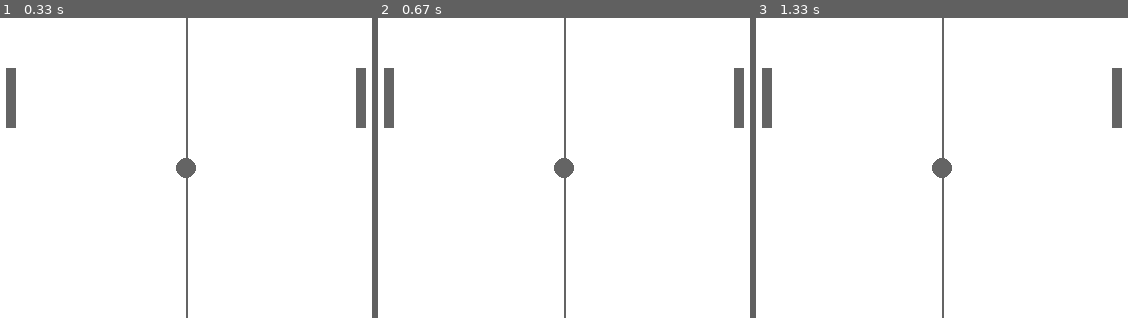
Above: before the commit, frames 1-3 (left to right).
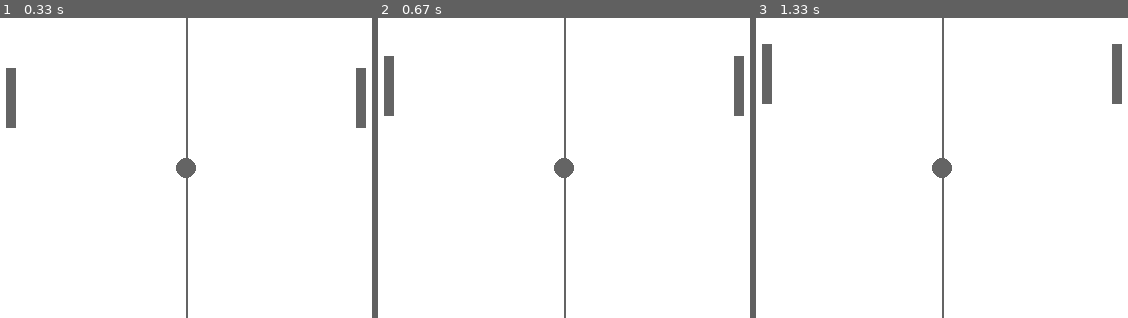
Above: after the commit, the same moments.

Repository: MarcBernstein0/pygame-pong
Game: pygame game, started from main.py
Two runs of this game, one before a commit and one after it. Both use one fixed random seed, a clock stepped at 60 frames per second and the inputs below.
Inputs:
- Up to frame 1 (0.33 s): no input
- Up to frame 2 (0.67 s): hold W from 0.33 s (still down); hold Up from 0.33 s (still down)
- Up to frame 3 (1.33 s): release W at 0.8 s; release Up at 0.8 s; hold Up 0.83-1.3 s; hold W 0.83-1.3 s

Frame 1 is identical in both runs. In frame 2, 0.4% of the frame differs, in the area x 1-99%, y 12-37%; in frame 3, 0.9%, in the area x 1-99%, y 8-37%.

Commit message:
paddles are moving

Diff:
--- a/main.py
+++ b/main.py
@@ -20,6 +20,9 @@
 PADDLEINSET = 20
 PADDLEWIDTH = 10
 PADDLEHEIGHT = 60
+PADDLESPEED = 4
+
+# BALL Variables
 BALLSIZE = 10
 
 # Main function with game loop
@@ -30,19 +33,51 @@
     right_paddle_y = 50
     ball_X = WINDOW_WIDTH // 2
     ball_Y = WINDOW_HEIGHT // 2
+    ball_X_momentum = 1
+    ball_Y_momentum = 1
 
     # Main gameplay loop
     while running:
         # Get inputs
         for event in pygame.event.get():
+            # print(event.type)
             if event.type == QUIT:
                 pygame.quit()
                 return
 
-            if event.type == KEYDOWN:
-                if event.key == K_ESCAPE:
-                    pygame.quit()
-                    return
+            # Gets sequence of boolean values representing state of every key on
+            # keyboard and if they have been pressed
+            pressed = pygame.key.get_pressed()
+            print(pressed)
+            if pressed[K_ESCAPE]:
+                pygame.quit()
+                return
+
+            if pressed[K_w]:
+                left_paddle_y -= PADDLESPEED
+            elif pressed[K_s]:
+                left_paddle_y += PADDLESPEED
+
+            if pressed[K_UP]:
+                right_paddle_y -= PADDLESPEED
+            elif pressed[K_DOWN]:
+                right_paddle_y += PADDLESPEED
+
+            # Handle if paddle has gone above or below the the screen
+            if left_paddle_y < 0:
+                left_paddle_y = 0
+            if left_paddle_y > WINDOW_HEIGHT - PADDLEHEIGHT:
+                left_paddle_y = WINDOW_HEIGHT - PADDLEHEIGHT
+            if right_paddle_y < 0:
+                right_paddle_y = 0
+            if right_paddle_y > WINDOW_HEIGHT - PADDLEHEIGHT:
+                right_paddle_y = WINDOW_HEIGHT - PADDLEHEIGHT
+            # if event.type == KEYDOWN:
+            #     # print(event.key)
+            #     if event.key == K_ESCAPE:
+            #         pygame.quit()
+            #         return
+
 
         # Processing
         # pygame.Rect obj for holding rect coordinates
